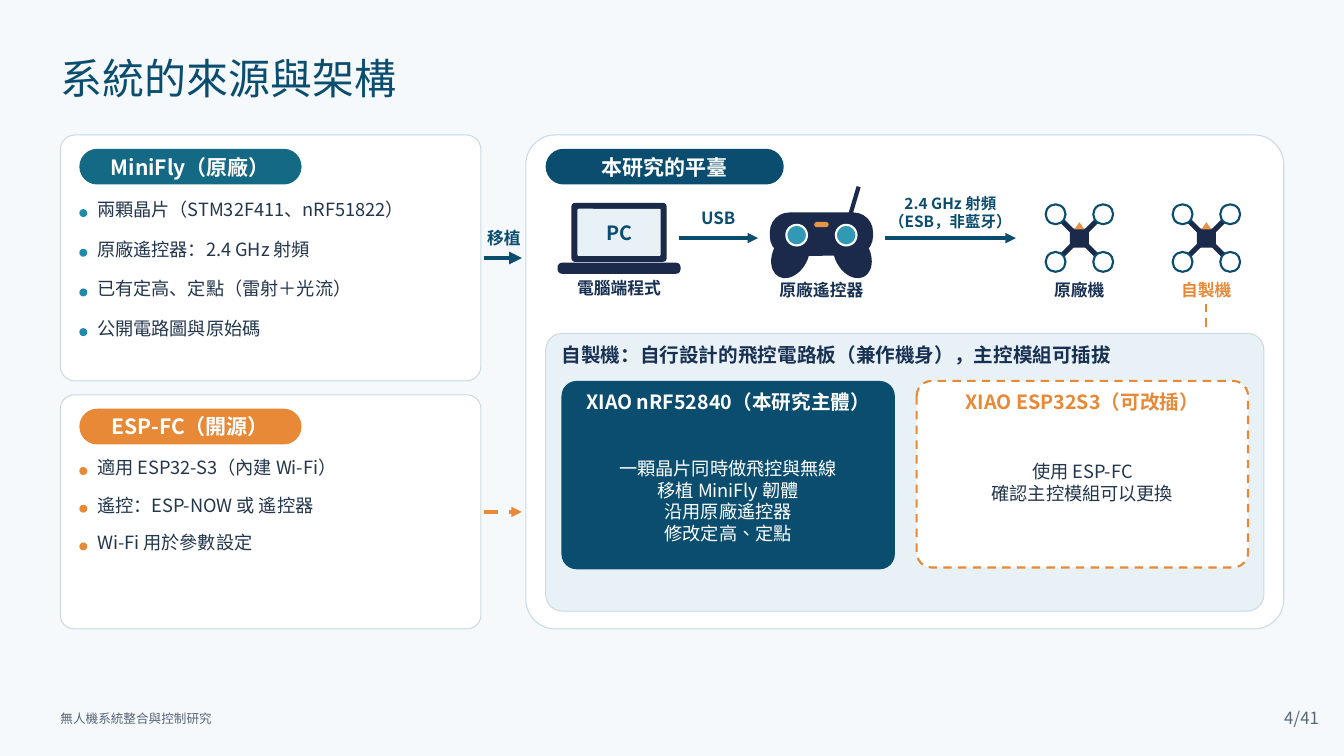
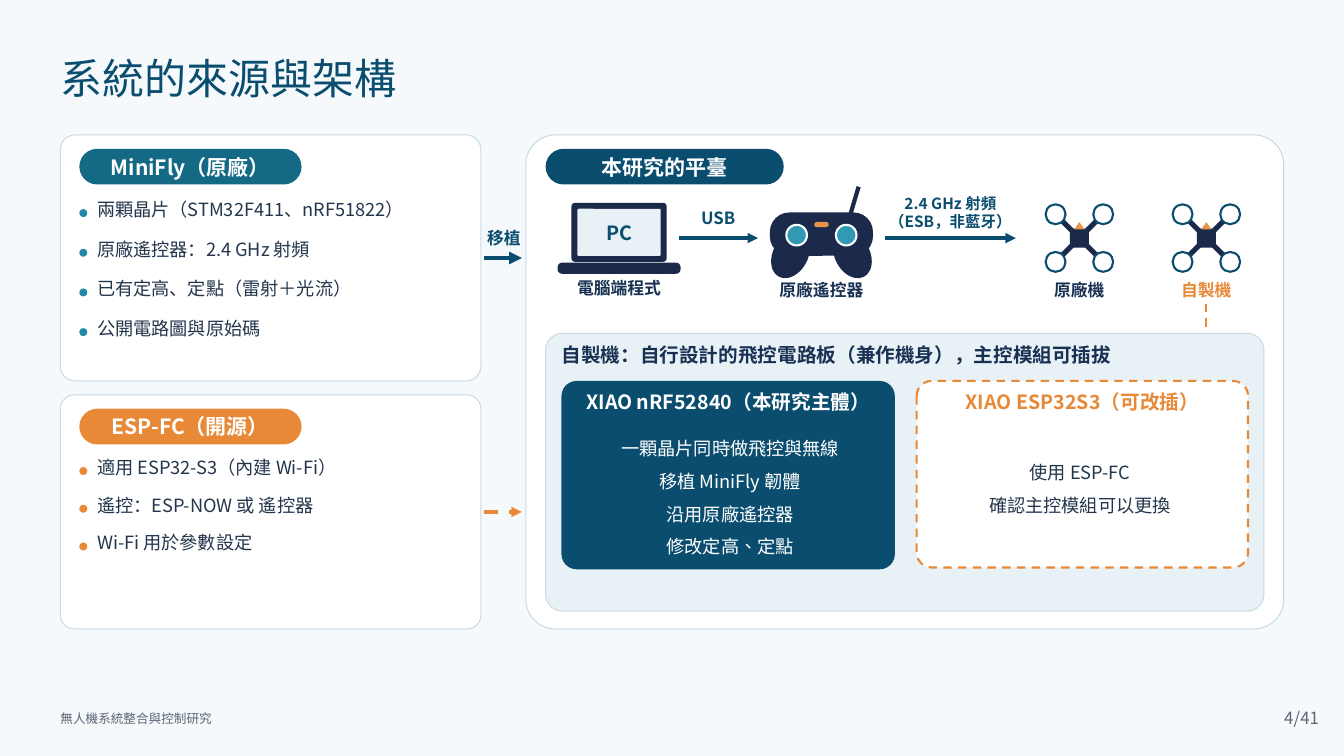
Before and after one commit to lingken1028/-, a slide deck: slide 4 of 無人機系統整合與控制研究_口試簡報 2.pptx. Drawn at 1344x756 pixels with LibreOffice and Linux fonts; fonts in the diff are those of the drawing. Boxes give left, top, right and bottom in pixels: in the first picture for what was removed or moved away, otherwise in the second. Text is boxed around its words. In the diff, an @@ line names an element or a change of style, - is before the commit and + after.

```diff
--- a/無人機系統整合與控制研究_口試簡報 2.pptx
+++ b/無人機系統整合與控制研究_口試簡報 2.pptx
@@ text "一顆晶片同時做飛控與無線": place and size @@
-text "一顆晶片同時做飛控與無線" at box(619, 459, 837, 542)
+text "一顆晶片同時做飛控與無線" at box(621, 439, 839, 555)
@@ text "一顆晶片同時做飛控與無線" at box(621, 439, 839, 555): line spacing 1 to 1.5 @@
@@ text "使用 ESP-FC" at box(989, 463, 1171, 514): line spacing 1 to 1.5 @@
```
Also in this commit, not shown: 7 other slides changed.
